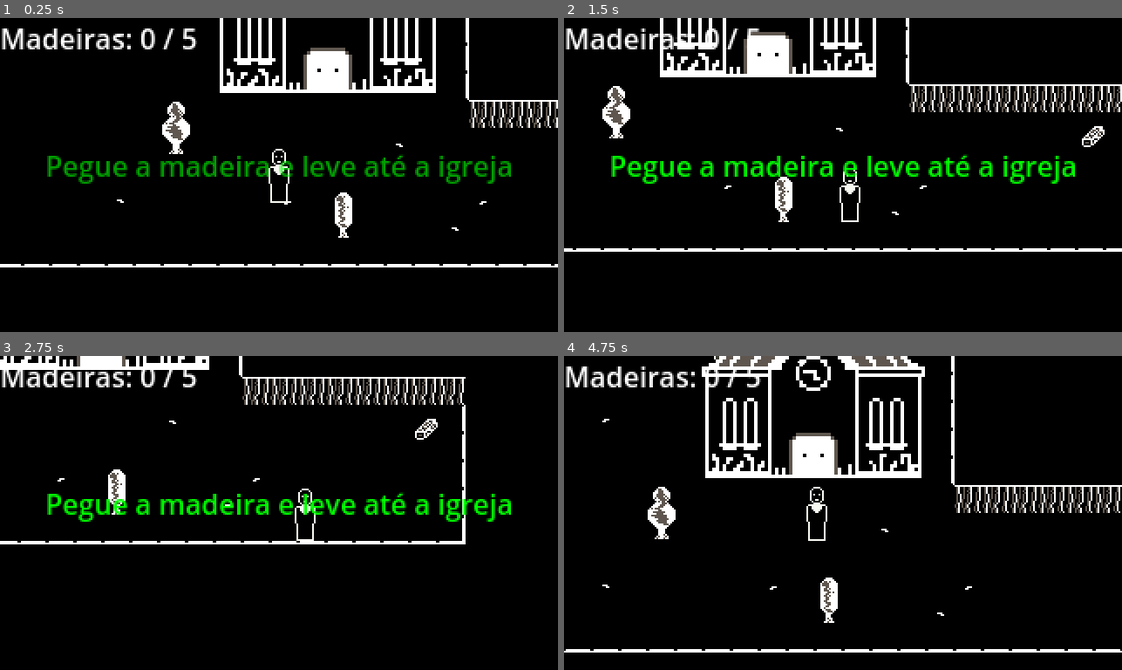
Above: before the commit, frames 1-4 (two rows, left to right).
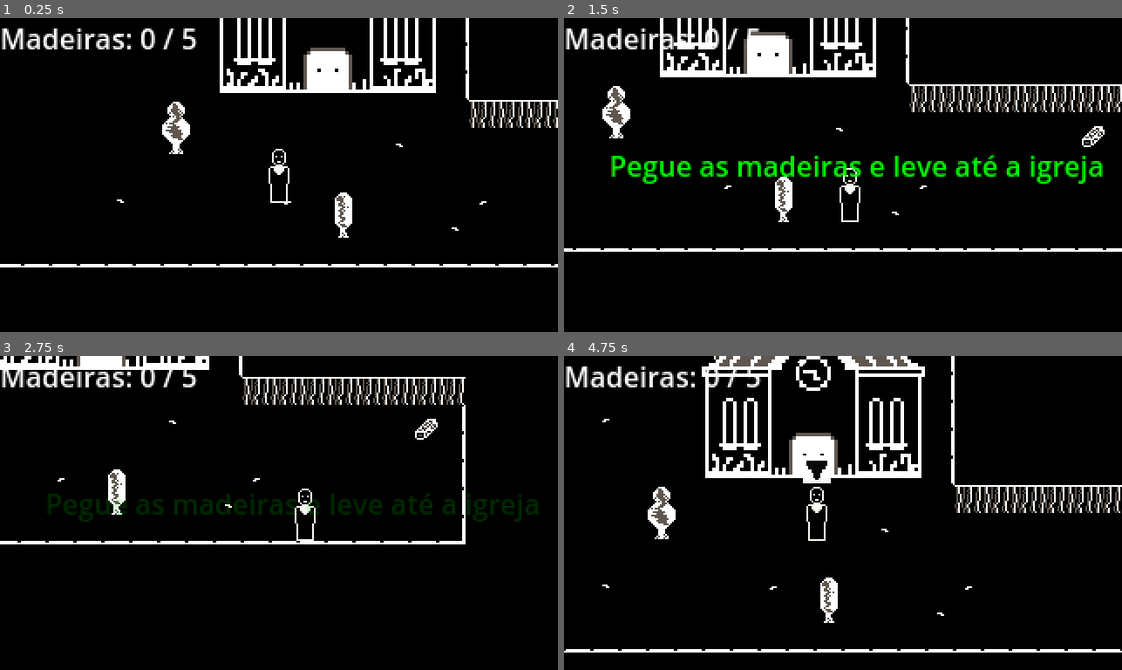
Above: after the commit, the same moments.

Repository: Muniexe/Paudoce
Game: Godot game, scene res://fases/fase_1.tscn
The game is run twice, just before and just after one commit, with the same random seed, the same clock (stepped at 60 frames per second) and the same inputs. The project has no main scene, so this scene is started directly.
Inputs:
- Up to frame 1 (0.25 s): no input
- Up to frame 2 (1.5 s): hold D (move_right) 0.53-1.28 s; tap E (interact) at 0.6, 1.35 s; hold S (move_down) from 1.28 s (still down)
- Up to frame 3 (2.75 s): release S (move_down) at 2.03 s; hold D (move_right) from 2.03 s (still down); tap E (interact) at 2.1 s
- Up to frame 4 (4.75 s): release D (move_right) at 2.78 s; hold W (move_up) 2.78-3.53 s; tap E (interact) at 2.85, 3.6, 4.35 s; hold A (move_left) from 3.53 s (still down)

The runs differ from the first frame. In frame 1, 2.5% of the frame differs, in the area x 8-92%, y 43-53%; in frame 2, 2.8%; in frame 3, 3.2%, in the area x 8-97%, y 43-53%; in frame 4, 0.2%.

Commit message:
Sistema de Missão, HUD e Interação

Diff:
--- a/fases/fase_1.tscn
+++ b/fases/fase_1.tscn
@@ -6,6 +6,7 @@
 [ext_resource type="PackedScene" uid="uid://bm8o4nyi4hnv1" path="res://objetos/wood.tscn" id="4_arq8x"]
 [ext_resource type="PackedScene" uid="uid://cvk6o00i8r45b" path="res://objetos/igreja.tscn" id="5_hgrj1"]
 [ext_resource type="PackedScene" uid="uid://cs4cuvutl42qc" path="res://objetos/hud.tscn" id="6_6txm1"]
+[ext_resource type="PackedScene" uid="uid://d1rd7weu1kguf" path="res://objetos/door_area/door_enter.tscn" id="7_gf6d7"]
 
 [node name="Fase1" type="Node2D"]
 
@@ -39,6 +40,9 @@
 
 [node name="HUD" parent="." instance=ExtResource("6_6txm1")]
 
+[node name="Portadaigreja" parent="." instance=ExtResource("7_gf6d7")]
+position = Vector2(367, 306)
+
 [connection signal="body_entered" from="wood5" to="wood5" method="_on_body_entered"]
 [connection signal="body_exited" from="wood5" to="wood5" method="_on_body_exited"]
 [connection signal="body_entered" from="wood4" to="wood4" method="_on_body_entered"]
--- /dev/null
+++ b/fases/interior_da_igreja.tscn
@@ -0,0 +1,8 @@
+[gd_scene load_steps=2 format=3 uid="uid://cbaxyjqdbv55q"]
+
+[ext_resource type="PackedScene" uid="uid://bn1qq5375flo6" path="res://objetos/padre.tscn" id="1_lq1ml"]
+
+[node name="Interior da igreja" type="Node2D"]
+
+[node name="player" parent="." instance=ExtResource("1_lq1ml")]
+position = Vector2(158, 88)
--- a/objetos/door_area/door_enter.tscn
+++ b/objetos/door_area/door_enter.tscn
@@ -11,13 +11,11 @@
 script = ExtResource("1_xwaqa")
 
 [node name="CollisionShape2D" type="CollisionShape2D" parent="."]
-position = Vector2(263, 84)
 shape = SubResource("RectangleShape2D_bjqiv")
 
 [node name="DoorSound" type="AudioStreamPlayer2D" parent="."]
 stream = ExtResource("2_h86uc")
 volume_db = 24.0
-bus = &"SFX"
 
 [connection signal="body_entered" from="." to="." method="_on_body_entered"]
 [connection signal="body_exited" from="." to="." method="_on_body_exited"]
--- a/objetos/hud.tscn
+++ b/objetos/hud.tscn
@@ -5,7 +5,7 @@
 [node name="HUD" type="CanvasLayer"]
 script = ExtResource("1_vkp2k")
 
-[node name="Label" type="Label" parent="."]
+[node name="Labelwood" type="Label" parent="."]
 offset_right = 114.0
 offset_bottom = 23.0
 text = "Madeiras: 0 / 5"
--- a/objetos/igreja.tscn
+++ b/objetos/igreja.tscn
@@ -1,14 +1,23 @@
-[gd_scene load_steps=5 format=3 uid="uid://cvk6o00i8r45b"]
+[gd_scene load_steps=6 format=3 uid="uid://cvk6o00i8r45b"]
 
 [ext_resource type="Script" uid="uid://cllk7eyjcmta7" path="res://scripts/igreja.gd" id="1_r6xuw"]
 [ext_resource type="Texture2D" uid="uid://csawje6hbum6y" path="res://tiles/igreja.png" id="1_vx550"]
 [ext_resource type="Texture2D" uid="uid://b2lpoihdl7ovt" path="res://sprites/objetos/madeira/madeira.png" id="2_r6xuw"]
+
+[sub_resource type="RectangleShape2D" id="RectangleShape2D_r6xuw"]
+size = Vector2(123, 48)
 
 [sub_resource type="RectangleShape2D" id="RectangleShape2D_yytlh"]
 size = Vector2(20, 43)
 
 [node name="igreja" type="Area2D"]
 script = ExtResource("1_r6xuw")
+
+[node name="StaticBody2D" type="StaticBody2D" parent="."]
+
+[node name="CollisionShape2D" type="CollisionShape2D" parent="StaticBody2D"]
+position = Vector2(-0.5, 19)
+shape = SubResource("RectangleShape2D_r6xuw")
 
 [node name="Sprite2D" type="Sprite2D" parent="."]
 scale = Vector2(2, 2)
--- a/objetos/padre.tscn
+++ b/objetos/padre.tscn
@@ -28,6 +28,7 @@
 size = Vector2(12, 26)
 
 [node name="player" type="CharacterBody2D" groups=["player"]]
+collision_layer = 3
 collision_mask = 3
 script = ExtResource("1_tuwl3")
 speed = 100.0
--- a/scripts/GameManager.gd
+++ b/scripts/GameManager.gd
@@ -1,14 +1,23 @@
 extends Node
 
-# Spawn do player ao trocar de cena
+# ===============================
+# PLAYER / CENA
+# ===============================
 var spawn_position: Vector2 = Vector2.ZERO
+var hud: Node = null
 
-# ===== OBJETIVO =====
+
+# ===============================
+# OBJETIVO: MADEIRA
+# ===============================
 var wood_delivered: int = 0
 var max_wood: int = 5
+var has_wood: bool = false
 
 
-# ===== SISTEMA DE OBJETIVO =====
+# ===============================
+# ESTADO DA MISSÃO
+# ===============================
 enum QuestState {
 	NONE,
 	GET_WOOD,
@@ -17,4 +26,22 @@
 }
 
 var quest_state: QuestState = QuestState.GET_WOOD
-var has_wood: bool = false
+
+
+# ===============================
+# FUNÇÕES ÚTEIS
+# ===============================
+func reset_wood_quest():
+	wood_delivered = 0
+	has_wood = false
+	quest_state = QuestState.GET_WOOD
+
+
+func deliver_wood():
+	wood_delivered += 1
+	has_wood = false
+
+	if wood_delivered >= max_wood:
+		quest_state = QuestState.COMPLETED
+	else:
+		quest_state = QuestState.GET_WOOD
--- a/scripts/hud.gd
+++ b/scripts/hud.gd
@@ -1,51 +1,76 @@
 extends CanvasLayer
 
-@onready var counter_label: Label = $Label
+@onready var wood_label: Label = $Labelwood
 @onready var tutorial_label: Label = $TutorialLabel
+
+var tutorial_tween: Tween
 
 
 func _ready():
-	update_counter()
-	show_tutorial("Pegue a madeira e leve até a igreja")
+	# Registra o HUD no GameManager
+	GameManager.hud = self
+
+	# Estado inicial
+	tutorial_label.visible = false
+	tutorial_label.modulate.a = 0.0
+
+	update_wood_label()
+	# 👇 TEXTO INICIAL
+	await get_tree().create_timer(0.5).timeout
+	show_tutorial("Pegue as madeiras e leve até a igreja")
 
 
 func _process(_delta):
-	update_counter()
+	update_wood_label()
 
 
-func update_counter():
-	counter_label.text = "Madeiras: %d / %d" % [
+# ===============================
+# CONTADOR DE MADEIRAS
+# ===============================
+func update_wood_label():
+	wood_label.text = "Madeiras: %d / %d" % [
 		GameManager.wood_delivered,
 		GameManager.max_wood
 	]
 
+	if GameManager.wood_delivered >= GameManager.max_wood:
+		wood_label.visible = false
+	else:
+		wood_label.visible = true
 
+
+# ===============================
+# TEXTO DE OBJETIVO (TUTORIAL)
+# ===============================
 func show_tutorial(text: String):
+	if tutorial_tween:
+		tutorial_tween.kill()
+
 	tutorial_label.text = text
 	tutorial_label.visible = true
 	tutorial_label.modulate.a = 0.0
 
-	var tween := create_tween()
+	tutorial_tween = create_tween()
 
 	# Fade in
-	tween.tween_property(
+	tutorial_tween.tween_property(
 		tutorial_label,
 		"modulate:a",
 		1.0,
-		0.4
+		0.2
 	)
 
-	# Espera na tela
-	tween.tween_interval(3.0)
+	# Espera um pouco na tela
+	tutorial_tween.tween_interval(1.8)
 
 	# Fade out
-	tween.tween_property(
+	tutorial_tween.tween_property(
 		tutorial_label,
 		"modulate:a",
 		0.0,
-		0.4
+		0.3
 	)
 
-	tween.finished.connect(func():
+	tutorial_tween.finished.connect(func():
 		tutorial_label.visible = false
 	)
--- a/scripts/interact_area.gd
+++ b/scripts/interact_area.gd
@@ -1,6 +1,6 @@
 extends Area2D
 
-@export var target_scene: String = "res://fases/test/house_interior.tscn"
+@export var target_scene: String = "res://fases/interior_da_igreja.tscn"
 
 var player_inside := false
 var player_ref: CharacterBody2D
@@ -10,31 +10,42 @@
 	if body.is_in_group("player"):
 		player_inside = true
 		player_ref = body
-		print("Player entrou na área")
-		body.show_interact_icon()
+		body.show_interact_icon() # 👈 SEMPRE mostra
 
 
 func _on_body_exited(body: Node2D) -> void:
 	if body.is_in_group("player"):
 		player_inside = false
 		player_ref = null
-		print("Player saiu da área")
 		body.hide_interact_icon()
 
 
 func _process(_delta: float) -> void:
 	if player_inside and Input.is_action_just_pressed("interact"):
-		enter_house()
+		if can_enter():
+			enter_house()
+		else:
+			show_blocked_message()
+
+
+func can_enter() -> bool:
+	return GameManager.wood_delivered >= GameManager.max_wood
+
+
+func show_blocked_message():
+	if GameManager.hud:
+		GameManager.hud.show_tutorial(
+			"Leve todas as madeiras para a igreja"
+		)
 
 
 func enter_house() -> void:
 	$DoorSound.play()
+
 	if player_ref:
 		player_ref.hide_interact_icon()
 
 	Fade.fade_out()
 	await get_tree().create_timer(0.25).timeout
 	get_tree().change_scene_to_file(target_scene)
-
-	# Fade in será chamado automaticamente após a troca
 	Fade.fade_in()
Not shown: 1 places in fases/fase_1.tscn that only renumber resources
